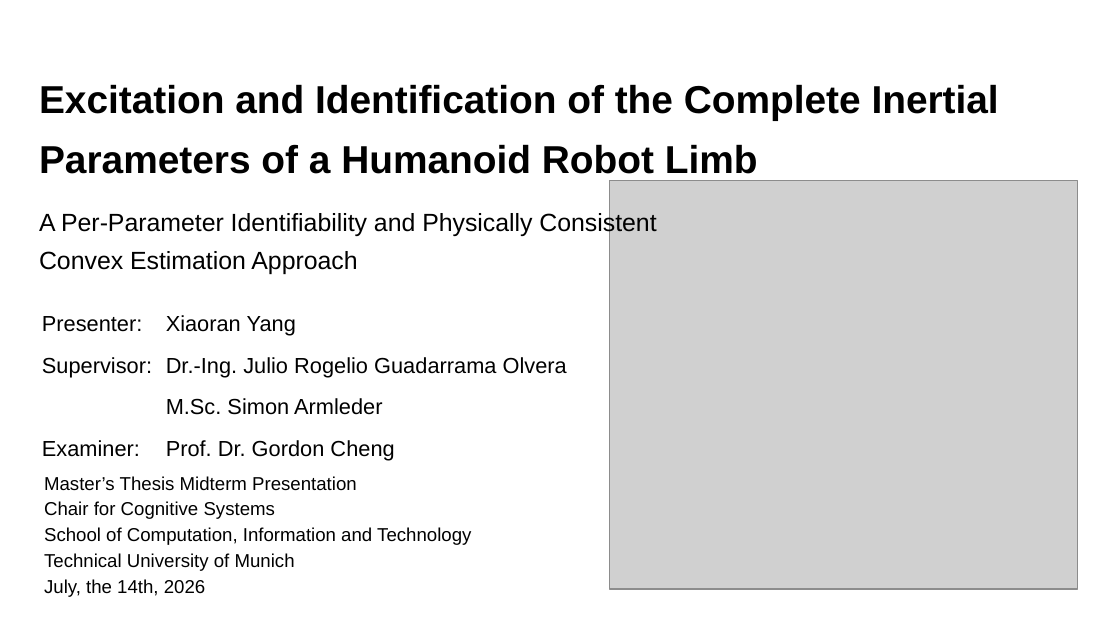
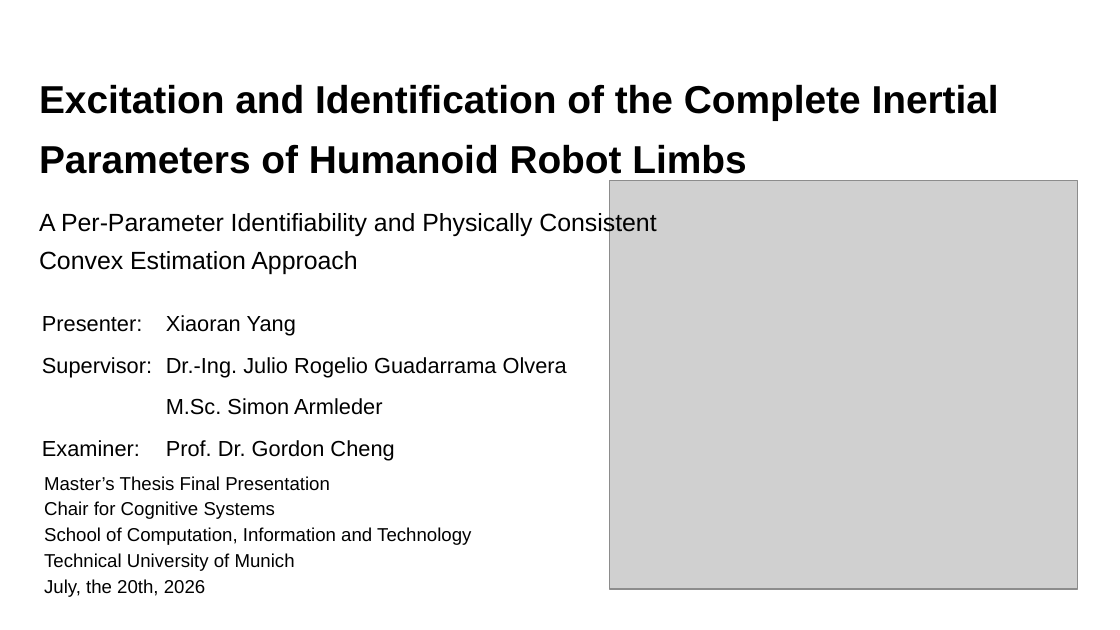
Before and after one commit to IDoccupled/identification, a slide deck: slide 1 of presentation/presentation.odp. Drawn at 1120x630 pixels with LibreOffice and Linux fonts; fonts in the diff are those of the drawing; grey boxes stand for pictures; background and template pictures are left out. Boxes give left, top, right and bottom in pixels: in the first picture for what was removed or moved away, otherwise in the second. Text is boxed around its words. In the diff, an @@ line names an element or a change of style, - is before the commit and + after.

```diff
--- a/presentation/presentation.odp
+++ b/presentation/presentation.odp
@@ title at bbox=[39, 84, 999, 174]: text changed @@
-Excitation and Identification of the Complete Inertial Parameters of a Humanoid Robot Limb
+Excitation and Identification of the Complete Inertial Parameters of Humanoid Robot Limbs
@@ text at bbox=[44, 476, 330, 491]: text changed @@
-Master’s Thesis Midterm Presentation
+Master’s Thesis Final Presentation
@@ text at bbox=[44, 579, 205, 597]: text changed @@
-July, the 14th, 2026
+July, the 20th, 2026
```
Also in this commit, not shown: 13 other slides changed, 2 slides added, 1 slide removed.
